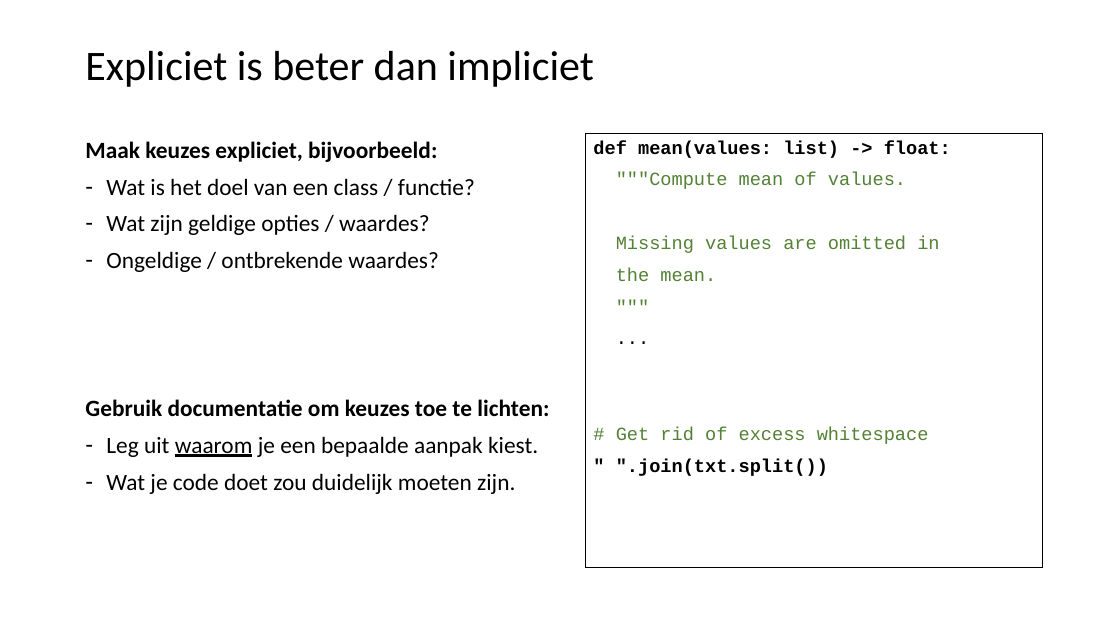
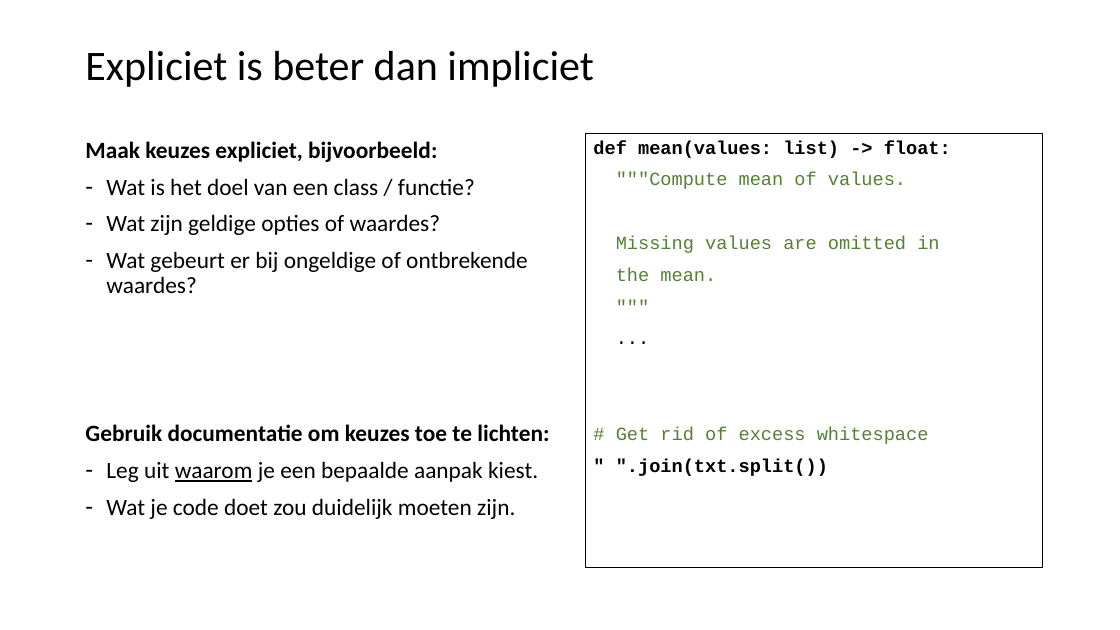
Before and after one commit to LFKoning/knowledge-sharing, a slide deck: slide 18 of python_trainees/2_production_code/python_traineeship_2.pptx. Drawn at 1120x630 pixels with LibreOffice and Linux fonts; fonts in the diff are those of the drawing. Boxes give left, top, right and bottom in pixels: in the first picture for what was removed or moved away, otherwise in the second. Text is boxed around its words. In the diff, an @@ line names an element or a change of style, - is before the commit and + after.

```diff
--- a/python_trainees/2_production_code/python_traineeship_2.pptx
+++ b/python_trainees/2_production_code/python_traineeship_2.pptx
@@ text at <box>106,214,528,293</box>: text changed @@
-– Wat zijn geldige opties / waardes?
-– Ongeldige / ontbrekende waardes?
+– Wat zijn geldige opties of waardes?
+– Wat gebeurt er bij ongeldige of ontbrekende waardes?
```
Also in this commit, not shown: 7 other slides changed, 4 other files.
